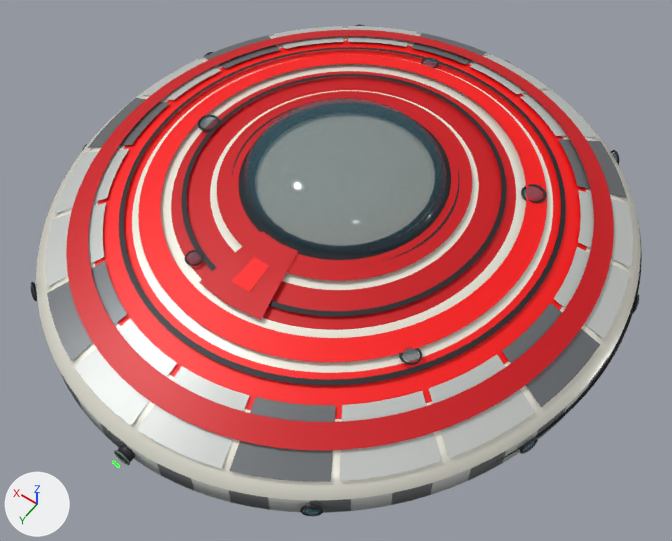
An edit to the glTF model ThoriumGap_JS/models/Ship_FlyingSaucer_336064.glb, drawn before and after from the same camera.
The view is the same before and after, from a camera (50 mm lens) standing at (-2.88, 4.16, 5.81) and looking at (-0.19, 0.39, -0.12). Every picture has the same lights, and +X, +Y and +Z are marked at lower left. The older version comes first. Where no turn or scale is listed for an object, it has been applied to the vertices.

The older version as bpy lines, for what is in view:
```python
ob_decal_forwardglyph_secondaryinnernotch = bpy.data.objects.new('Decal_ForwardGlyph_SecondaryInnerNotch', me_decal_forwardglyph_secondaryinnernotch_mesh)
ob_decal_forwardglyph_secondaryinnernotch.location = (0.0, 0.0, 0.0)
ob_hull_lenticularthickdiscbody = bpy.data.objects.new('Hull_LenticularThickDiscBody', me_hull_lenticularthickdiscbody_mesh)
ob_hull_lenticularthickdiscbody.location = (0.0, 0.0, 0.0)
ob_paintring_top_02_concentricband = bpy.data.objects.new('PaintRing_Top_02_ConcentricBand', me_paintring_top_02_concentricband_mesh)
ob_paintring_top_02_concentricband.location = (0.0, 0.0, 0.0)
ob_panelring_top_03_darkinsetline = bpy.data.objects.new('PanelRing_Top_03_DarkInsetLine', me_panelring_top_03_darkinsetline_mesh)
ob_panelring_top_03_darkinsetline.location = (0.0, 0.0, 0.0)
# also in view: 'RimArmorSegment_12_UpperHullPlate' at (-1.82, -0.98, 0.26); 'RimArmorSegment_01_UpperHullPlate' at (2.01, 0.38, 0.26); 'RimArmorSegment_03_UpperHullPlate' at (1.46, 1.58, 0.26); 'RimArmorSegment_06_UpperHullPlate' at (-0.35, 2.18, 0.26); 'RimArmorSegment_14_UpperHullPlate' at (-0.95, -1.89, 0.26)
```
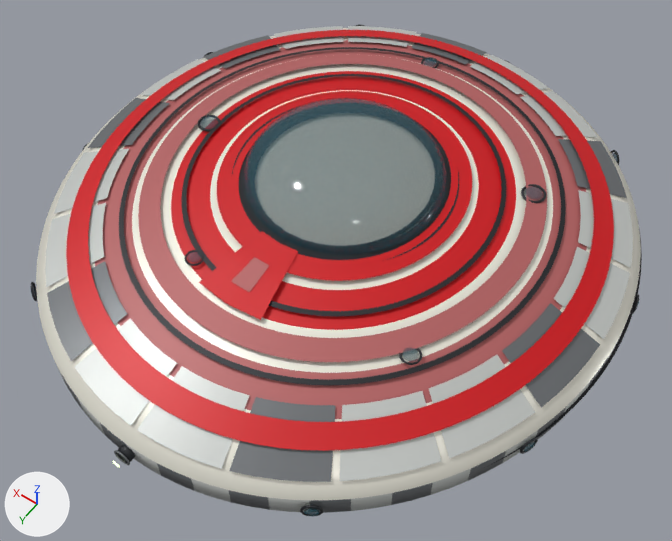
Where the change shows, as pixel boxes (x1, y1, x2, y2) in the pictures (672 x 541 px):
'Hull_LenticularThickDiscBody', recoloured (red to pink)
    both: (92, 37, 590, 422)
'PaintRing_Top_02_ConcentricBand', recoloured (red to pink)
    both: (138, 54, 547, 362)
'Decal_ForwardGlyph_SecondaryInnerNotch', recoloured (red to pink)
    both: (231, 257, 269, 293)

Diff of the bpy script that builds the scene:
```diff
--- a/ThoriumGap_JS/models/Ship_FlyingSaucer_336064.glb.py
+++ b/ThoriumGap_JS/models/Ship_FlyingSaucer_336064.glb.py
@@ mat_ship_flyingsaucerfamily_deepsurveyor_smooth_lenticular_concentric_rings_seed336064_paint_secondary_ceramiccopper @@
 mat_ship_flyingsaucerfamily_deepsurveyor_smooth_lenticular_concentric_rings_seed336064_paint_secondary_ceramiccopper = principled_material('Ship_FlyingSaucerFamily_DeepSurveyor_smooth_lenticular_concentric_rings_Seed336064_Paint_Secondary_CeramicCopper')
-mat_ship_flyingsaucerfamily_deepsurveyor_smooth_lenticular_concentric_rings_seed336064_paint_secondary_ceramiccopper.base_color = (1.0, 0.0, 0.0)  # red #ff0000
+mat_ship_flyingsaucerfamily_deepsurveyor_smooth_lenticular_concentric_rings_seed336064_paint_secondary_ceramiccopper.base_color = (0.45, 0.12, 0.12)  # pink #b36161
 mat_ship_flyingsaucerfamily_deepsurveyor_smooth_lenticular_concentric_rings_seed336064_paint_secondary_ceramiccopper.metallic = 0.07
```
